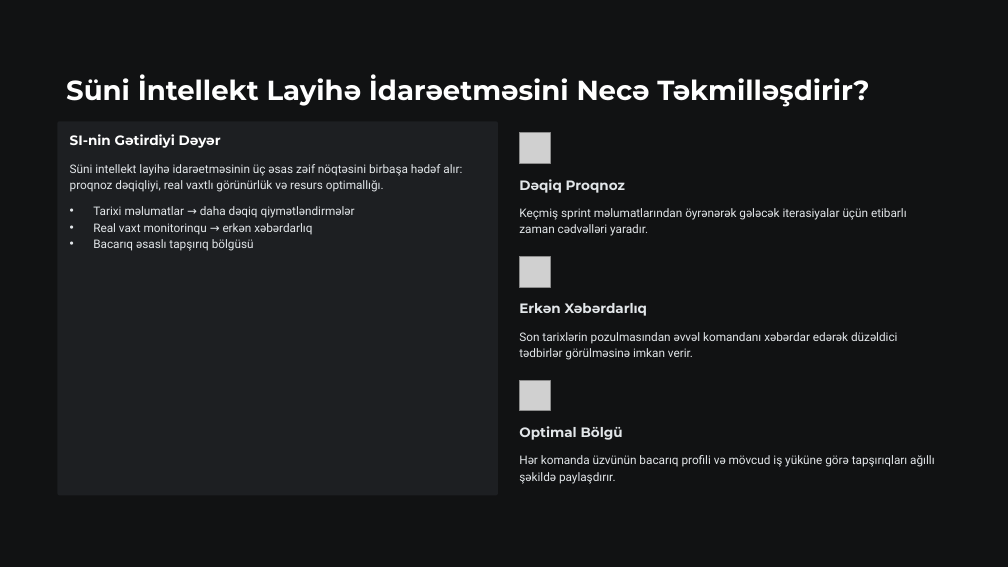
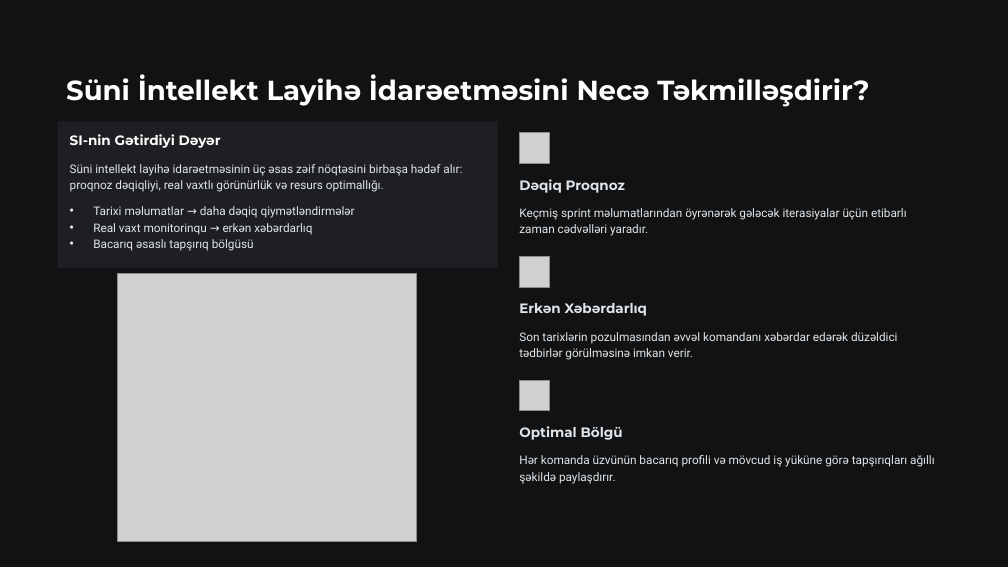
Before and after one commit to oiskenderov/ai-management-course, a slide deck: slide 4 of Seperated/Presentations/L11-Detail-Layihe-Idareetmesinde-Suni-Intellekt-ve-Cevik-Uygunlasma.pptx. Drawn at 1008x567 pixels with LibreOffice and Linux fonts; fonts in the diff are those of the drawing; grey boxes stand for pictures. Boxes give left, top, right and bottom in pixels: in the first picture for what was removed or moved away, otherwise in the second. Text is boxed around its words. In the diff, an @@ line names an element or a change of style, - is before the commit and + after.

```diff
--- a/Seperated/Presentations/L11-Detail-Layihe-Idareetmesinde-Suni-Intellekt-ve-Cevik-Uygunlasma.pptx
+++ b/Seperated/Presentations/L11-Detail-Layihe-Idareetmesinde-Suni-Intellekt-ve-Cevik-Uygunlasma.pptx
@@ rounded rectangle: place and size @@
-rounded rectangle at box(57, 122, 498, 496)
+rounded rectangle at box(57, 122, 498, 268)
@@ picture added at box(118, 273, 417, 541) @@
```
Also in this commit, not shown: 10 other slides changed, 2 other files.
